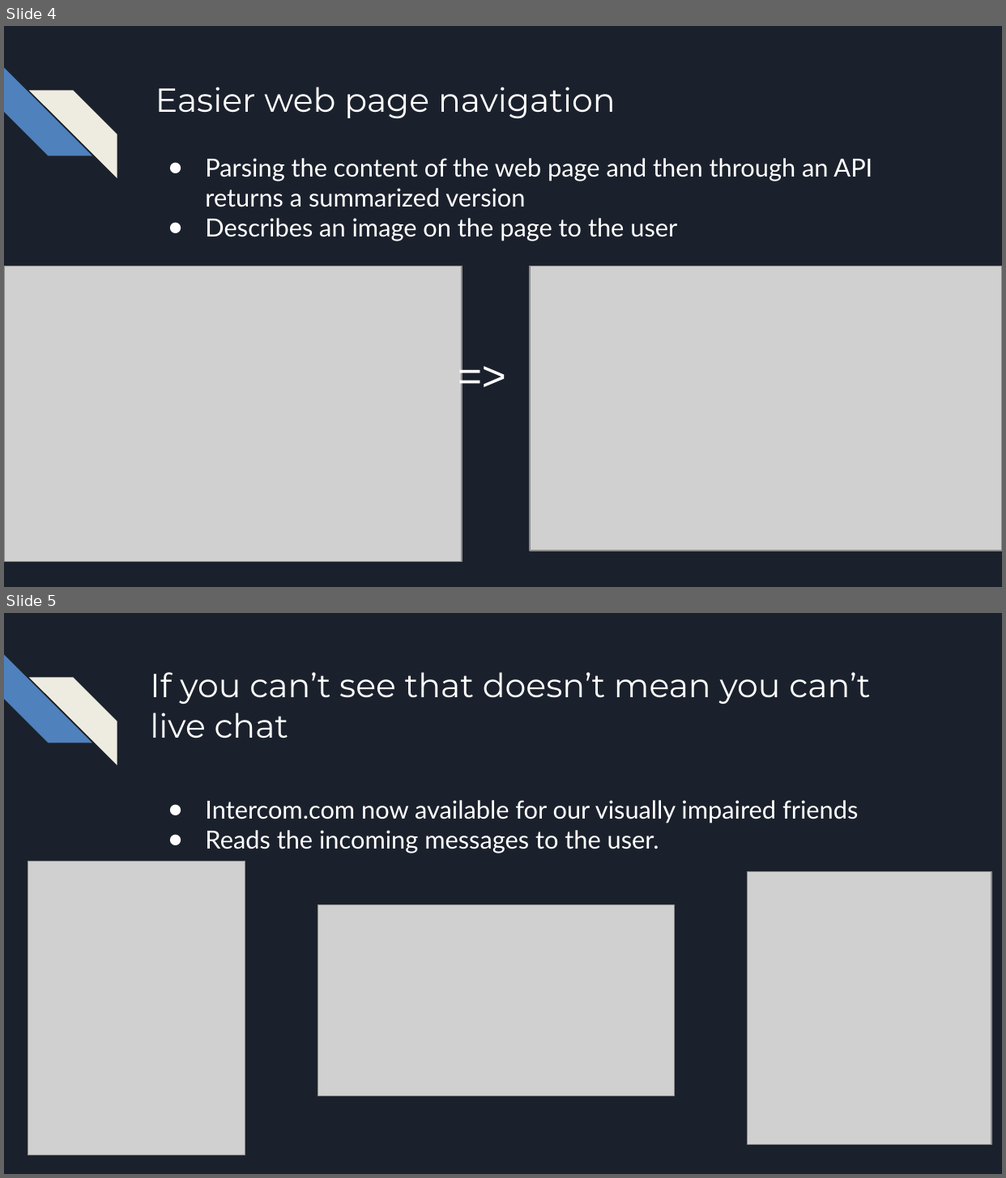
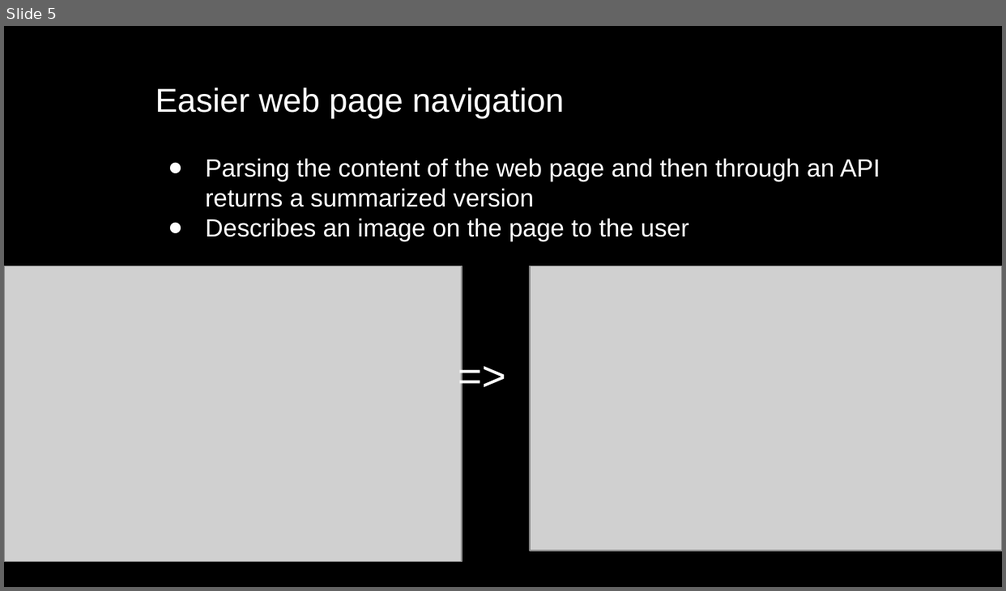
Before and after one commit to glasgow2017/team-8, a slide deck: presentation/Cyclops.pptx. Shown one above the other, each under a label of ours: slides 4 and 5 before the commit, slide 5 after it. The pictures are 1006x1178 and 1006x591 pixels, drawn with LibreOffice and Linux fonts; fonts in the diff are those of the drawing; grey boxes stand for pictures; background and template pictures are left out. Boxes give left, top, right and bottom in pixels: in the first picture for what was removed or moved away, otherwise in the second. Text is boxed around its words. In the diff, an @@ line names an element or a change of style, - is before the commit and + after.

```diff
--- a/presentation/Cyclops.pptx
+++ b/presentation/Cyclops.pptx
@@ slide 5 removed at [4, 613, 1002, 1174], background #1B212C; not listed: 2 template elements that a slide beside it also shows @@
@@ text removed at [150, 672, 870, 739] @@
-If you can’t see that doesn’t mean you can’t live chat
@@ text removed at [205, 800, 858, 854] @@
-● Intercom.com now available for our visually impaired friends
-● Reads the incoming messages to the user.
@@ picture removed at [28, 862, 245, 1156] @@
@@ picture removed at [748, 871, 992, 1145] @@
@@ picture removed at [318, 905, 675, 1097] @@
@@ what was slide 4 is now slide 5 @@
@@ slide 5 changed as well @@
@@ background #1B212C to picture (left out) @@
@@ diag stripe removed at [4, 68, 91, 156] @@
@@ text "Easier web page navigation" at [155, 88, 564, 118]: font Montserrat to Arial @@
@@ diag stripe removed at [29, 90, 117, 177] @@
@@ text "Parsing the content of the ..." at [205, 158, 880, 241]: font Lato to Arial @@
```
Also in this commit, not shown: 4 other slides changed, 4 slides added, 2 other slides removed.
